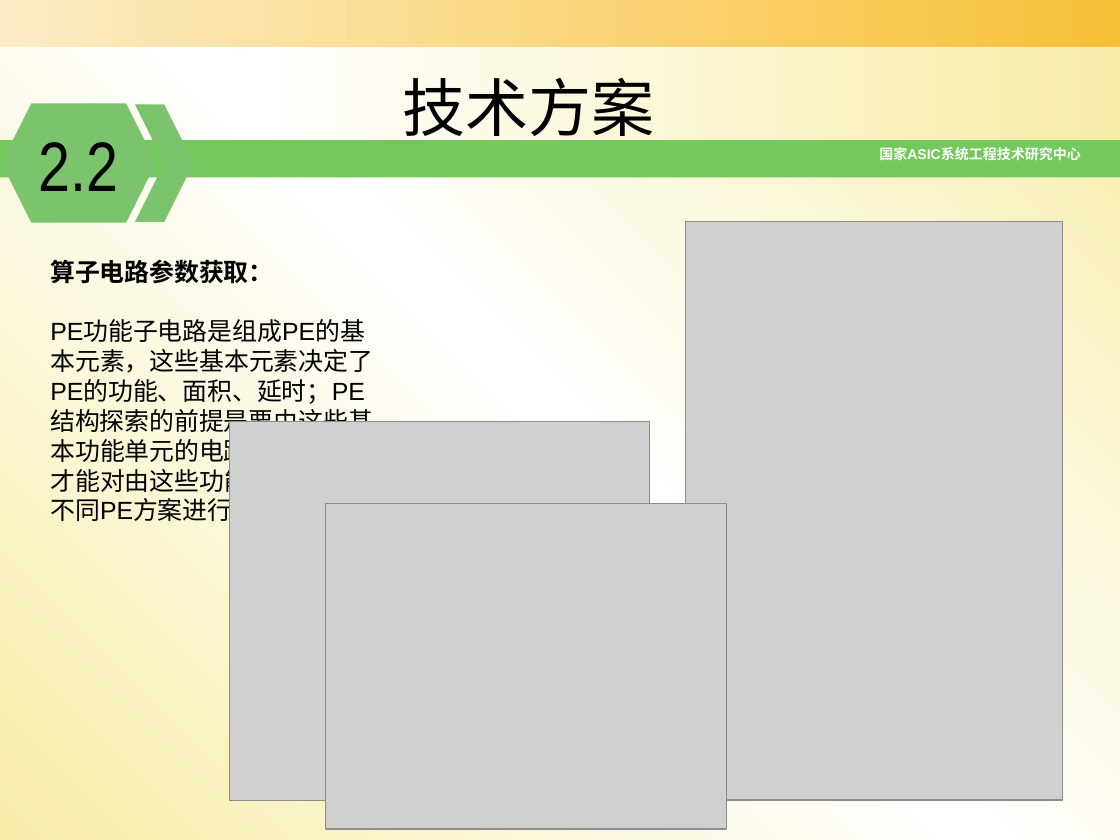
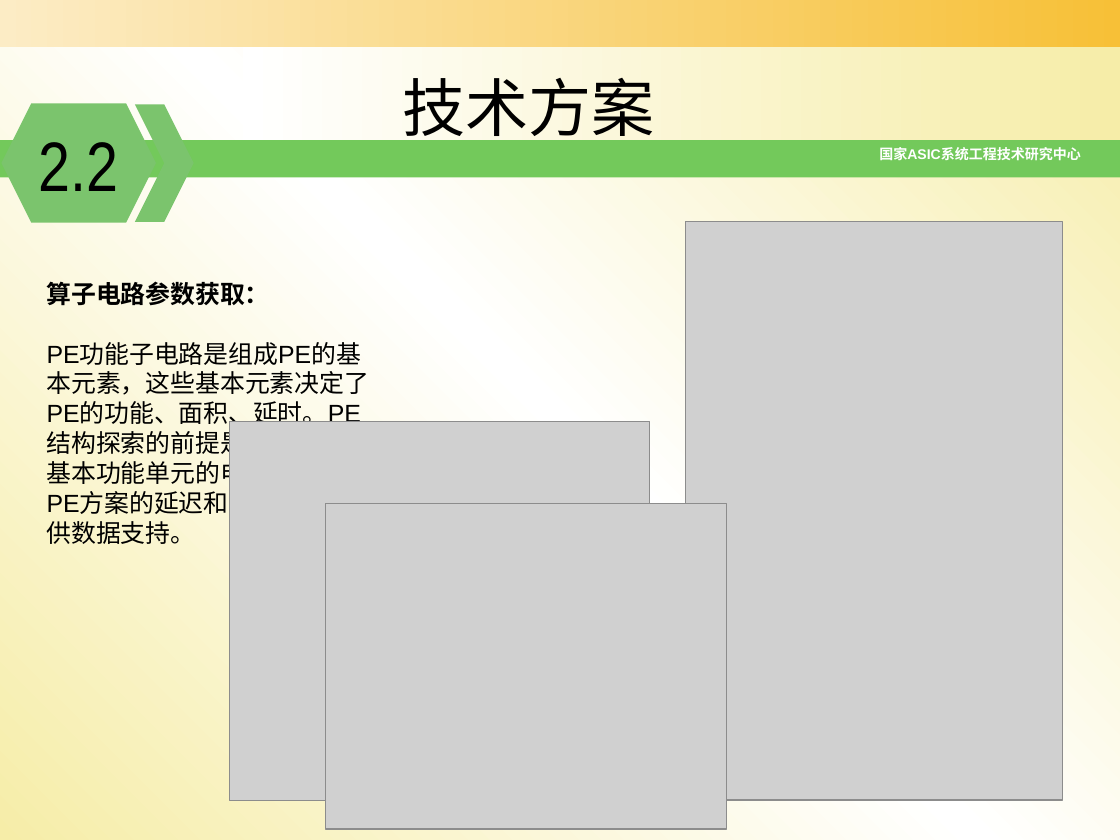
Before and after one commit to zdyzhan/bishe, a slide deck: slide 17 of 开题报告_131199李小泉11_18.pptx. Drawn at 1120x840 pixels with LibreOffice and Linux fonts; fonts in the diff are those of the drawing; grey boxes stand for pictures; background and template pictures are left out. Boxes give left, top, right and bottom in pixels: in the first picture for what was removed or moved away, otherwise in the second. Text is boxed around its words. In the diff, an @@ line names an element or a change of style, - is before the commit and + after.

```diff
--- a/开题报告_131199李小泉11_18.pptx
+++ b/开题报告_131199李小泉11_18.pptx
@@ text "算子电路参数获取：": place and size @@
-text "算子电路参数获取：" at [50, 259, 373, 526]
+text "算子电路参数获取：" at [47, 281, 370, 544]
@@ text at [47, 371, 370, 544]: text changed @@
-PE功能子电路是组成PE的基本元素，这些基本元素决定了PE的功能、面积、延时；PE结构探索的前提是要由这些基本功能单元的电路参数，这样才能对由这些功能单元组成的不同PE方案进行评估设计。
+PE功能子电路是组成PE的基本元素，这些基本元素决定了PE的功能、面积、延时。PE结构探索的前提是先获取这些基本功能单元的电路参数，为PE方案的延迟和面积评估提供数据支持。
```
Also in this commit, not shown: 23 other slides changed, 1 other file.
